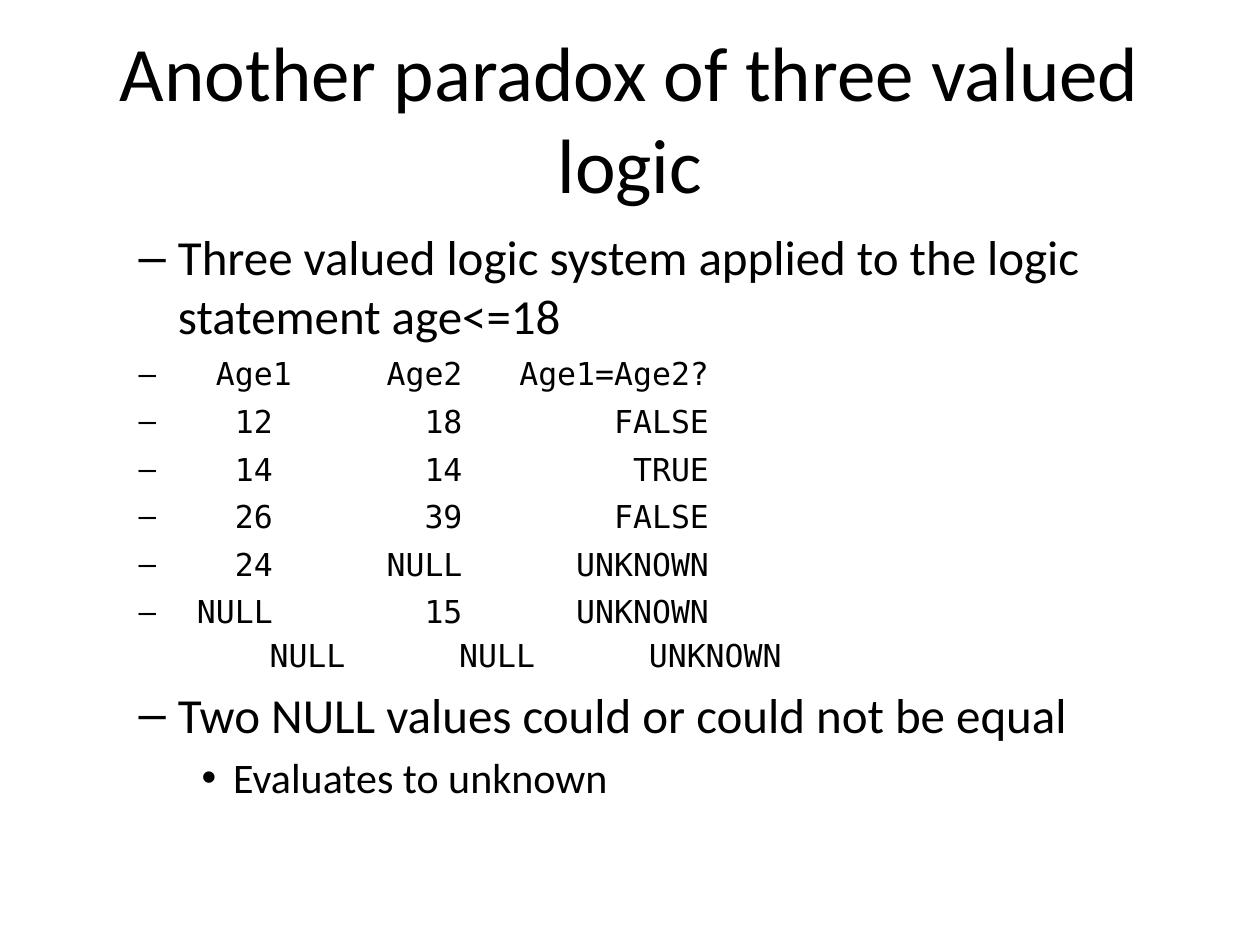
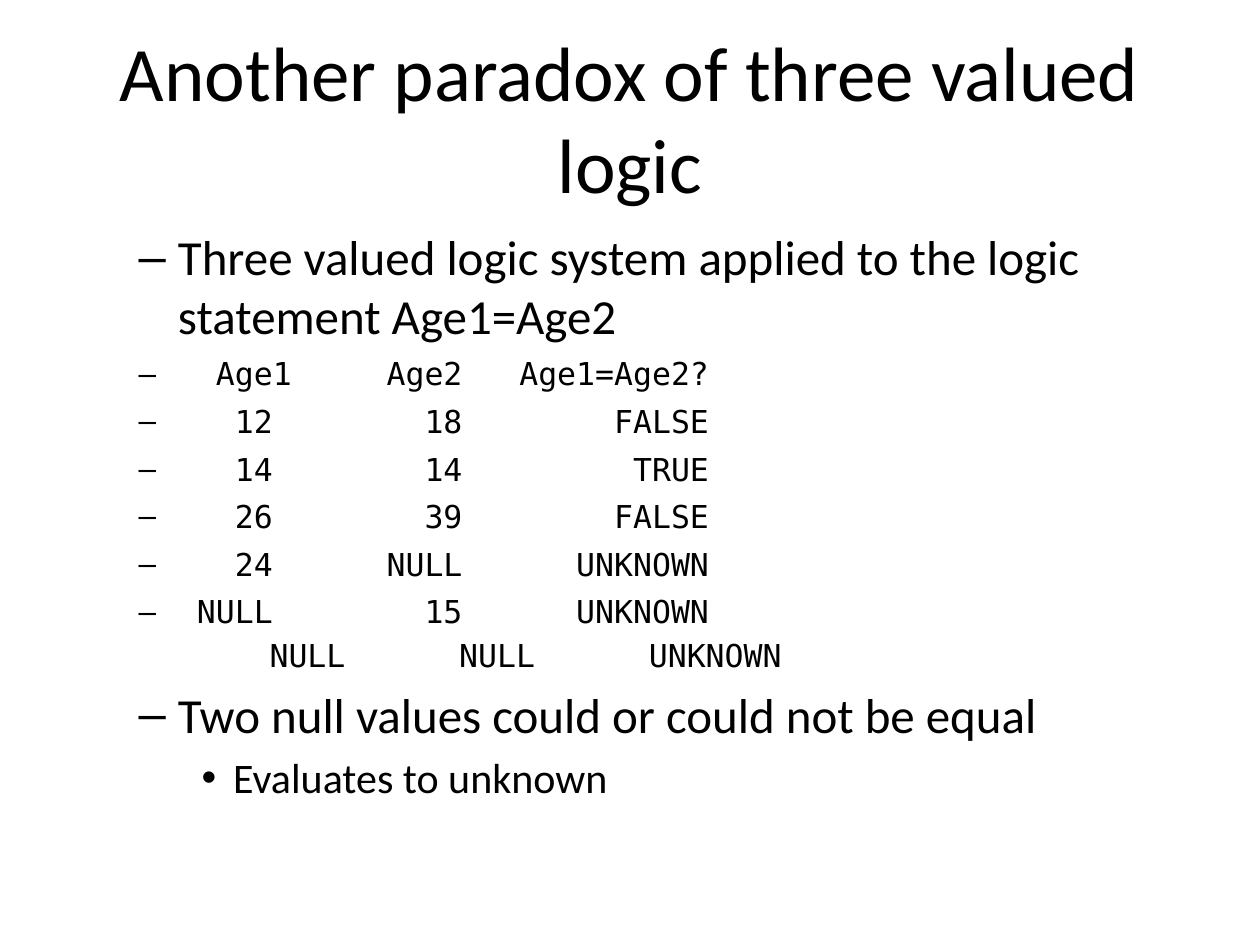
Before and after one commit to pmean/introduction-to-sql, a slide deck: slide 20 of src/null-values.pptx (slide 17 before the commit). Drawn at 1260x945 pixels with LibreOffice and Linux fonts; fonts in the diff are those of the drawing. Boxes give left, top, right and bottom in pixels: in the first picture for what was removed or moved away, otherwise in the second. Text is boxed around its words. In the diff, an @@ line names an element or a change of style, - is before the commit and + after.

Commit message:
Split null-values lecture into two parts

```diff
--- a/src/null-values.pptx
+++ b/src/null-values.pptx
@@ text at (178,241,1079,343): text changed @@
-  – Three valued logic system applied to the logic statement age<=18
+  – Three valued logic system applied to the logic statement Age1=Age2
@@ text at (178,699,1036,741): text changed @@
-  – Two NULL values could or could not be equal
+  – Two null values could or could not be equal
```
Also in this commit, not shown: 7 other slides changed, 5 slides added, 1 other file.
